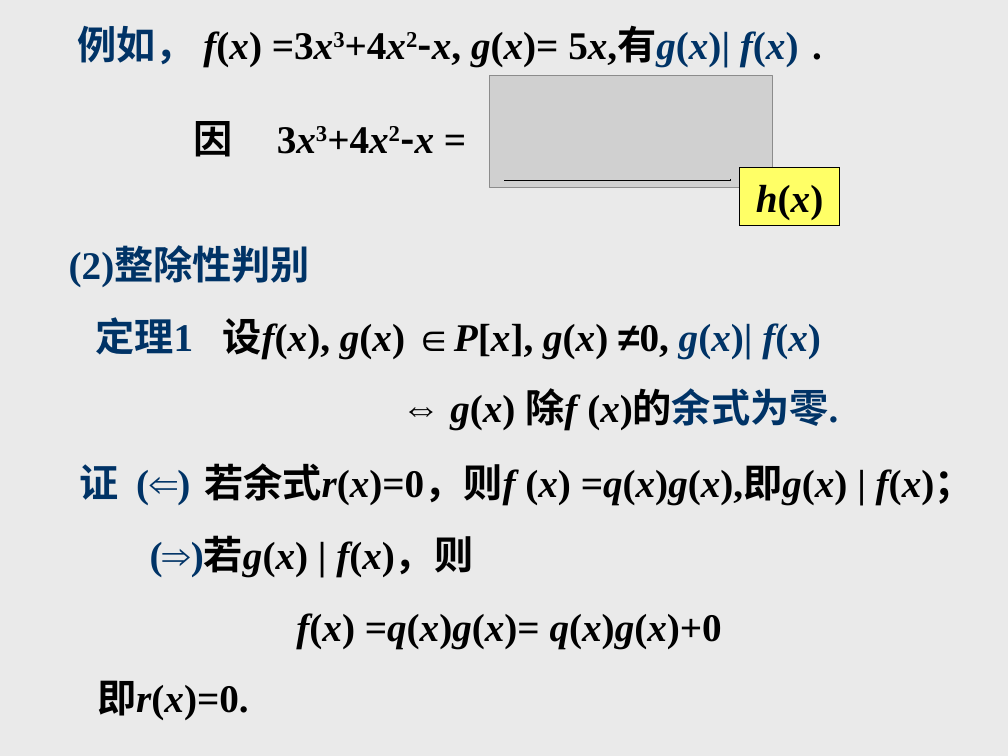
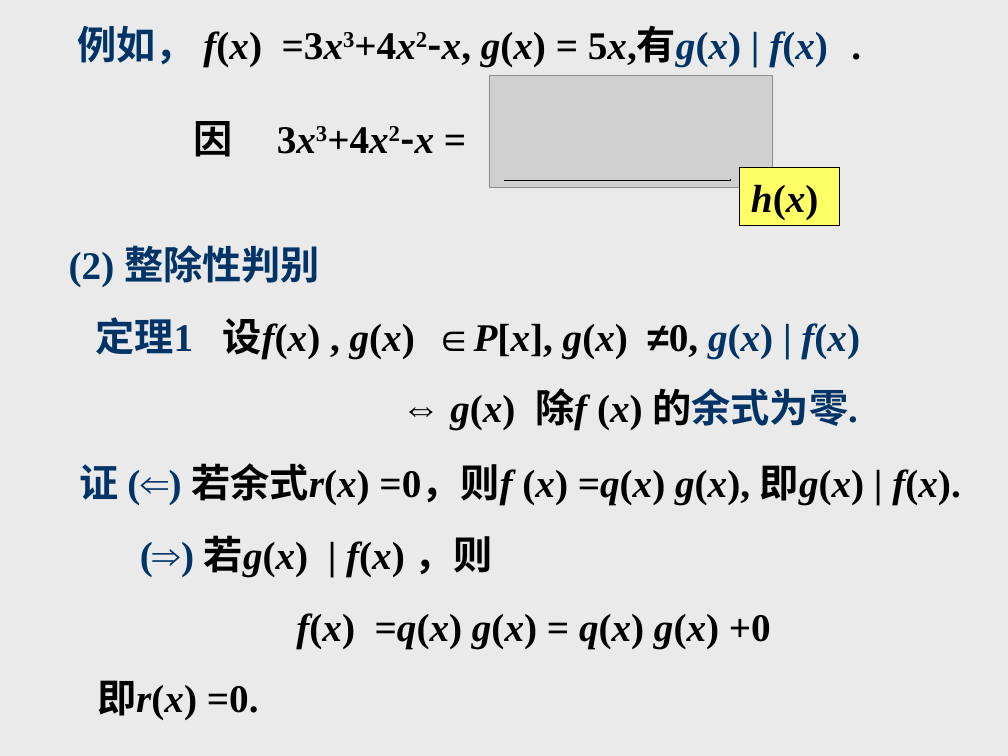
Before and after one commit to zhangbiaomath/zhangbiaomath.github.io, a slide deck: slide 23 of teaching/高等代数/课件/第1章-多项式.ppt. Drawn at 1008x756 pixels with LibreOffice and Linux fonts; fonts in the diff are those of the drawing; grey boxes stand for pictures. Boxes give left, top, right and bottom in pixels: in the first picture for what was removed or moved away, otherwise in the second. Text is boxed around its words. In the diff, an @@ line names an element or a change of style, - is before the commit and + after.

```diff
--- a/teaching/高等代数/课件/第1章-多项式.ppt
+++ b/teaching/高等代数/课件/第1章-多项式.ppt
@@ title at [77, 26, 828, 157]: spaces changed @@
-例如， f(x) =3x3+4x2-x, g(x)= 5x,有g(x)| f(x) .
-因 3x3+4x2-x =
+例如， f(x) =3x3+4x2-x, g(x) = 5x,有g(x) | f(x) .
+因 3x3+4x2-x =
@@ text at [69, 245, 860, 431]: spaces changed @@
-(2)整除性判别
-定理1 设f(x), g(x) ∈P[x], g(x) ≠0, g(x)| f(x)
-⇔ g(x) 除f (x)的余式为零.
+(2) 整除性判别
+定理1 设f(x) , g(x) ∈P[x], g(x) ≠0, g(x) | f(x)
+⇔ g(x) 除f (x) 的余式为零.
@@ text at [79, 463, 960, 720]: text changed @@
-证 (⇐) 若余式r(x)=0，则f (x) =q(x)g(x),即g(x) | f(x)；
-(⇒)若g(x) | f(x)，则
-f(x) =q(x)g(x)= q(x)g(x)+0
-即r(x)=0.
+证 (⇐) 若余式r(x) =0，则f (x) =q(x) g(x), 即g(x) | f(x).
+(⇒) 若g(x) | f(x) ，则
+f(x) =q(x) g(x) = q(x) g(x) +0
+即r(x) =0.
```
Also in this commit, not shown: 102 other slides changed.
